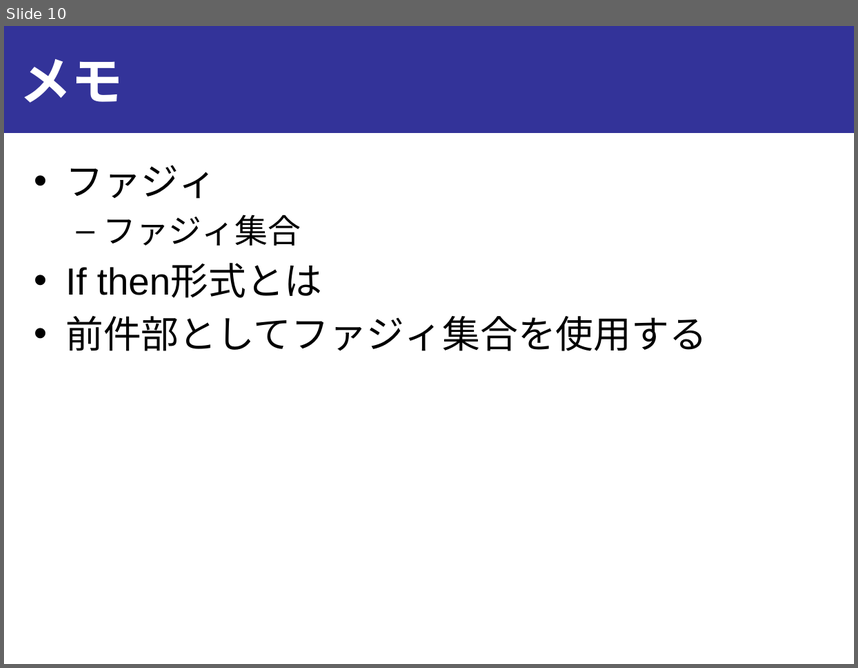
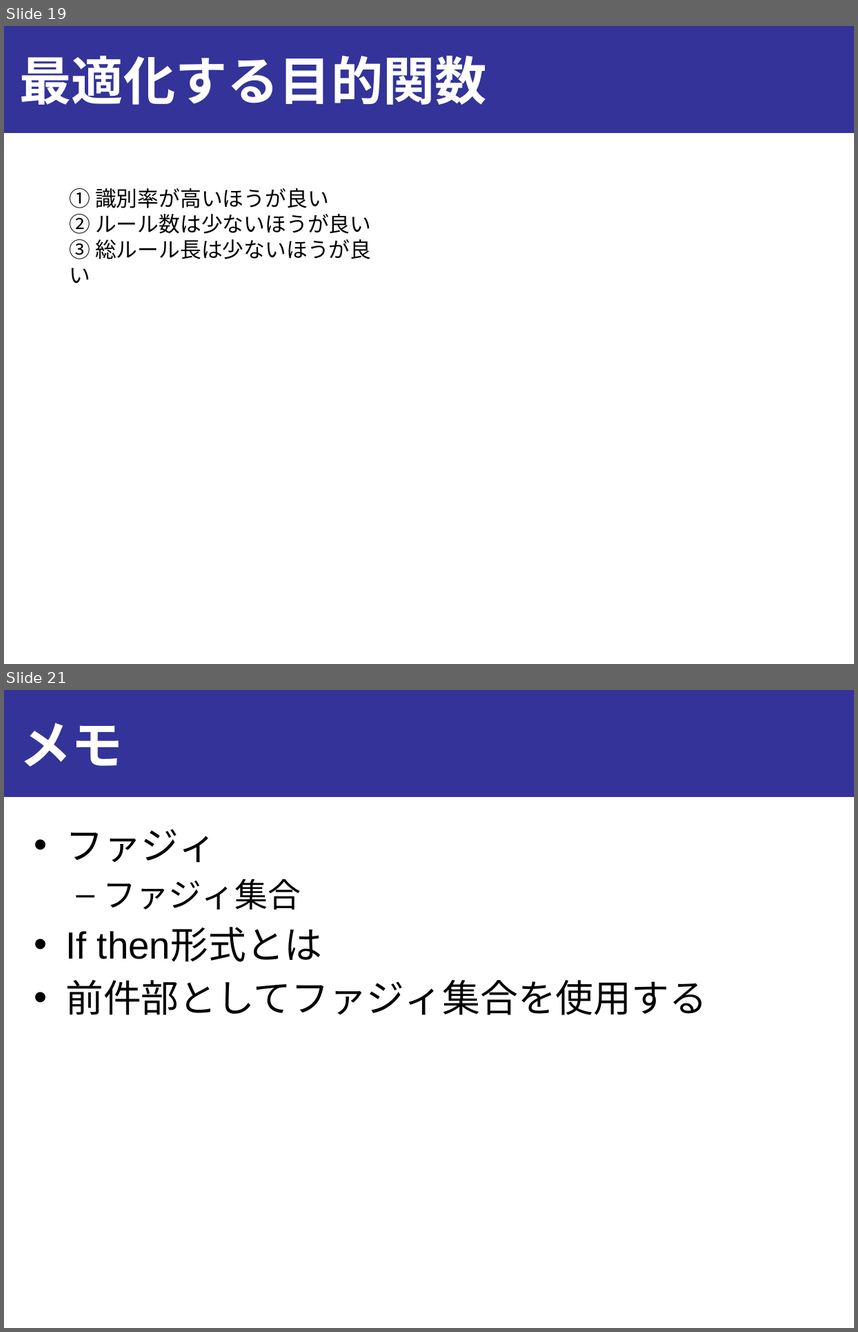
Before and after one commit to onikUone/slides, a slide deck: Junior_ex3/ex3_下書き.pptx. Shown one above the other, each under a label of ours: slide 10 before the commit, slides 19 and 21 after it; the slides between them are not shown. The pictures are 858x668 and 858x1332 pixels, drawn with LibreOffice and Linux fonts; fonts in the diff are those of the drawing. Boxes give left, top, right and bottom in pixels: in the first picture for what was removed or moved away, otherwise in the second. Text is boxed around its words. In the diff, an @@ line names an element or a change of style, - is before the commit and + after.

```diff
--- a/Junior_ex3/ex3_下書き.pptx
+++ b/Junior_ex3/ex3_下書き.pptx
@@ slide 19 added at <box>4,26,854,664</box>, background #FFFFFF; not listed: 1 template element that a slide beside it also shows @@
@@ title added at <box>20,56,488,105</box>, 44 pt, text #FFFFFF, bold @@
+最適化する目的関数
@@ text added at <box>69,188,371,259</box>, 18 pt, text #000000 @@
+① 識別率が高いほうが良い
+② ルール数は少ないほうが良い
+③ 総ルール長は少ないほうが良い
@@ what was slide 10 is now slide 21 @@
```
Also in this commit, not shown: 2 slides changed, 14 other slides added, 3 slides removed, 2 other files.
